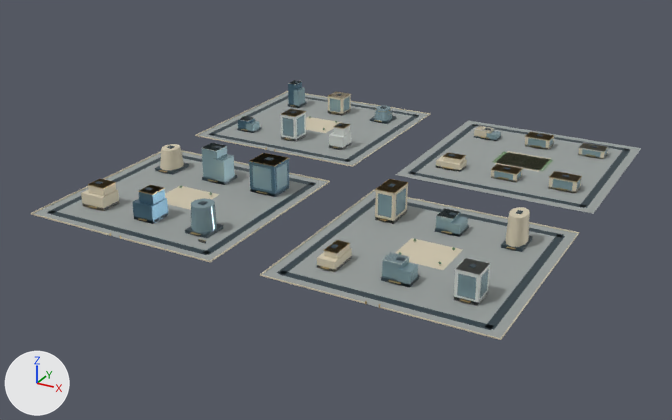
Renders of the glTF model web/public/assets/3d/ampliworld/GC-CITY-2030/GC-TILE-07-10.glb from each side of a commit.
Both versions are drawn from a 50 mm camera at (-2335.0, 3697.0, 583.0) aimed at (-3024.0, 4950.0, -44.0). Arrows for +X, +Y and +Z are at lower left; the lights stay in place. The first picture is the older version. Where no turn or scale is listed for an object, it has been applied to the vertices. Vertices at exactly the same position are counted once.

Before the edit, the objects in view are built like this:
```python
ob_gc_tile_07_10_blue = bpy.data.objects.new('GC-TILE-07-10-blue', me_mesh_6)
ob_gc_tile_07_10_blue.location = (0.0, 0.0, 0.0)
ob_gc_tile_07_10_dark = bpy.data.objects.new('GC-TILE-07-10-dark', me_mesh_1)
ob_gc_tile_07_10_dark.location = (0.0, 0.0, 0.0)
ob_gc_tile_07_10_glass = bpy.data.objects.new('GC-TILE-07-10-glass', me_mesh_7)
ob_gc_tile_07_10_glass.location = (0.0, 0.0, 0.0)
ob_gc_tile_07_10_gold = bpy.data.objects.new('GC-TILE-07-10-gold', me_mesh_5)
ob_gc_tile_07_10_gold.location = (0.0, 0.0, 0.0)
ob_gc_tile_07_10_ivory = bpy.data.objects.new('GC-TILE-07-10-ivory', me_mesh_2)
ob_gc_tile_07_10_ivory.location = (0.0, 0.0, 0.0)
ob_gc_tile_07_10_leaf = bpy.data.objects.new('GC-TILE-07-10-leaf', me_mesh_4)
ob_gc_tile_07_10_leaf.location = (0.0, 0.0, 0.0)
ob_gc_tile_07_10_paving = bpy.data.objects.new('GC-TILE-07-10-paving', me_mesh_0)
ob_gc_tile_07_10_paving.location = (0.0, 0.0, 0.0)
ob_gc_tile_07_10_white = bpy.data.objects.new('GC-TILE-07-10-white', me_mesh_8)
ob_gc_tile_07_10_white.location = (0.0, 0.0, 0.0)
```
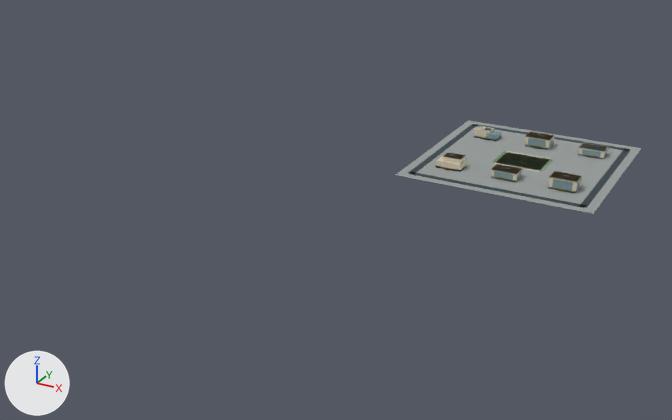
Location of each change, (x1, y1, x2, y2) in pixels of the pictures (672 x 420 px):
'GC-TILE-07-10-paving', reshaped (60% narrower, 62% shorter)
    before: (33, 92, 641, 338)
    after: (396, 120, 641, 214)
'GC-TILE-07-10-ivory', reshaped (70% narrower, 73% shorter)
    before: (31, 91, 608, 340)
    after: (436, 126, 608, 193)
'GC-TILE-07-10-dark', reshaped (62% narrower, 66% shorter)
    before: (48, 81, 630, 330)
    after: (408, 124, 630, 208)
'GC-TILE-07-10-glass', reshaped (71% narrower, 71% shorter)
    before: (191, 87, 608, 300)
    after: (486, 131, 608, 191)
'GC-TILE-07-10-blue', deleted
    before: (132, 81, 302, 223)
'GC-TILE-07-10-white', reshaped (67% narrower, 80% shorter)
    before: (203, 80, 608, 306)
    after: (475, 126, 608, 170)
'GC-TILE-07-10-gold', reshaped (70% narrower, 72% shorter)
    before: (88, 92, 596, 308)
    after: (443, 132, 596, 191)
'GC-TILE-07-10-leaf', deleted
    before: (180, 116, 455, 264)
part 1 of me_mesh_0, deleted
    before: (199, 92, 429, 165)
part 2 of me_mesh_0, deleted
    before: (33, 152, 327, 260)
part 3 of me_mesh_0, deleted
    before: (262, 191, 578, 338)
part 4 of me_mesh_1, deleted
    before: (48, 81, 565, 330)
part 5 of me_mesh_2, deleted
    before: (31, 91, 579, 340)
part 6 of me_mesh_7, deleted
    before: (191, 87, 489, 300)
part 7 of me_mesh_8, deleted
    before: (203, 80, 491, 306)
part 8 of me_mesh_5, deleted
    before: (88, 92, 516, 308)

The change, as a list of edits to the scene's bpy script:
```text
Change me_mesh_0:
    used by ob_gc_tile_07_10_paving; location = (0.0, 0.0, 0.0)
    remove me_mesh_0.from_pydata(...)  # 32 vertices, 48 faces; spans x -3379.0..-2621.0, y 4621.0..5379.0, z 0.0
    add me_mesh_0.from_pydata(...)  # 8 vertices, 12 faces; spans x -2959.0..-2621.0, y 5041.0..5379.0, z 0.0
    me_mesh_0 part 1: the loose piece of 8 vertices spanning x -3379.0..-3041.0, y 5041.0..5379.0, z 0.0 is deleted
    me_mesh_0 part 2: the loose piece of 8 vertices spanning x -3379.0..-3041.0, y 4621.0..4959.0, z 0.0 is deleted
    me_mesh_0 part 3: the loose piece of 8 vertices spanning x -2959.0..-2621.0, y 4621.0..4959.0, z 0.0 is deleted
Change me_mesh_1:
    used by ob_gc_tile_07_10_dark; location = (0.0, 0.0, 0.0)
    remove me_mesh_1.from_pydata(...)  # 520 vertices, 780 faces; spans x -3364.0..-2636.0, y 4636.0..5364.0, z 0.0..57.0
    add me_mesh_1.from_pydata(...)  # 128 vertices, 192 faces; spans x -2944.0..-2636.0, y 5056.0..5364.0, z 0.0..22.0
    me_mesh_1 part 4: 49 loose pieces with 392 vertices, spanning x -3364.0..-2636.0, y 4636.0..5364.0, z 0.0..57.0, are deleted
Change me_mesh_2:
    used by ob_gc_tile_07_10_ivory; location = (0.0, 0.0, 0.0)
    remove me_mesh_2.from_pydata(...)  # 300 vertices, 464 faces; spans x -3380.0..-2620.0, y 4620.0..5380.0, z 0.0..51.0
    add me_mesh_2.from_pydata(...)  # 64 vertices, 96 faces; spans x -2912.0..-2668.0, y 5108.0..5316.0, z 0.0..21.0
    me_mesh_2 part 5: 26 loose pieces with 236 vertices, spanning x -3380.0..-2620.0, y 4620.0..5380.0, z 0.0..51.0, are deleted
Change me_mesh_5:
    used by ob_gc_tile_07_10_gold; location = (0.0, 0.0, 0.0)
    remove me_mesh_5.from_pydata(...)  # 680 vertices, 1104 faces; spans x -3327.0..-2667.0, y 4620.0..5322.0, z 0.0..53.0
    add me_mesh_5.from_pydata(...)  # 80 vertices, 120 faces; spans x -2903.0..-2667.0, y 5104.0..5317.0, z 4.0..21.0
    me_mesh_5 part 8: 54 loose pieces with 600 vertices, spanning x -3327.0..-2676.0, y 4620.0..5322.0, z 0.0..53.0, are deleted
Change me_mesh_7:
    used by ob_gc_tile_07_10_glass; location = (0.0, 0.0, 0.0)
    remove me_mesh_7.from_pydata(...)  # 404 vertices, 620 faces; spans x -3308.0..-2667.0, y 4681.0..5323.0, z 0.0..56.0
    add me_mesh_7.from_pydata(...)  # 136 vertices, 204 faces; spans x -2887.0..-2667.0, y 5107.0..5317.0, z 0.0..18.0
    me_mesh_7 part 6: 30 loose pieces with 268 vertices, spanning x -3308.0..-2673.0, y 4681.0..5323.0, z 0.0..56.0, are deleted
Change me_mesh_8:
    used by ob_gc_tile_07_10_white; location = (0.0, 0.0, 0.0)
    remove me_mesh_8.from_pydata(...)  # 184 vertices, 276 faces; spans x -3328.0..-2667.0, y 4684.0..5317.0, z 0.0..56.0
    add me_mesh_8.from_pydata(...)  # 104 vertices, 156 faces; spans x -2913.0..-2667.0, y 5181.0..5317.0, z 0.0..16.0
    me_mesh_8 part 7: 10 loose pieces with 80 vertices, spanning x -3328.0..-2673.0, y 4684.0..5315.0, z 0.0..56.0, are deleted
Remove ob_gc_tile_07_10_leaf:
    ob_gc_tile_07_10_leaf = bpy.data.objects.new('GC-TILE-07-10-leaf', me_mesh_4)
    ob_gc_tile_07_10_leaf.location = (0.0, 0.0, 0.0)
Remove ob_gc_tile_07_10_blue:
    ob_gc_tile_07_10_blue = bpy.data.objects.new('GC-TILE-07-10-blue', me_mesh_6)
    ob_gc_tile_07_10_blue.location = (0.0, 0.0, 0.0)
```
